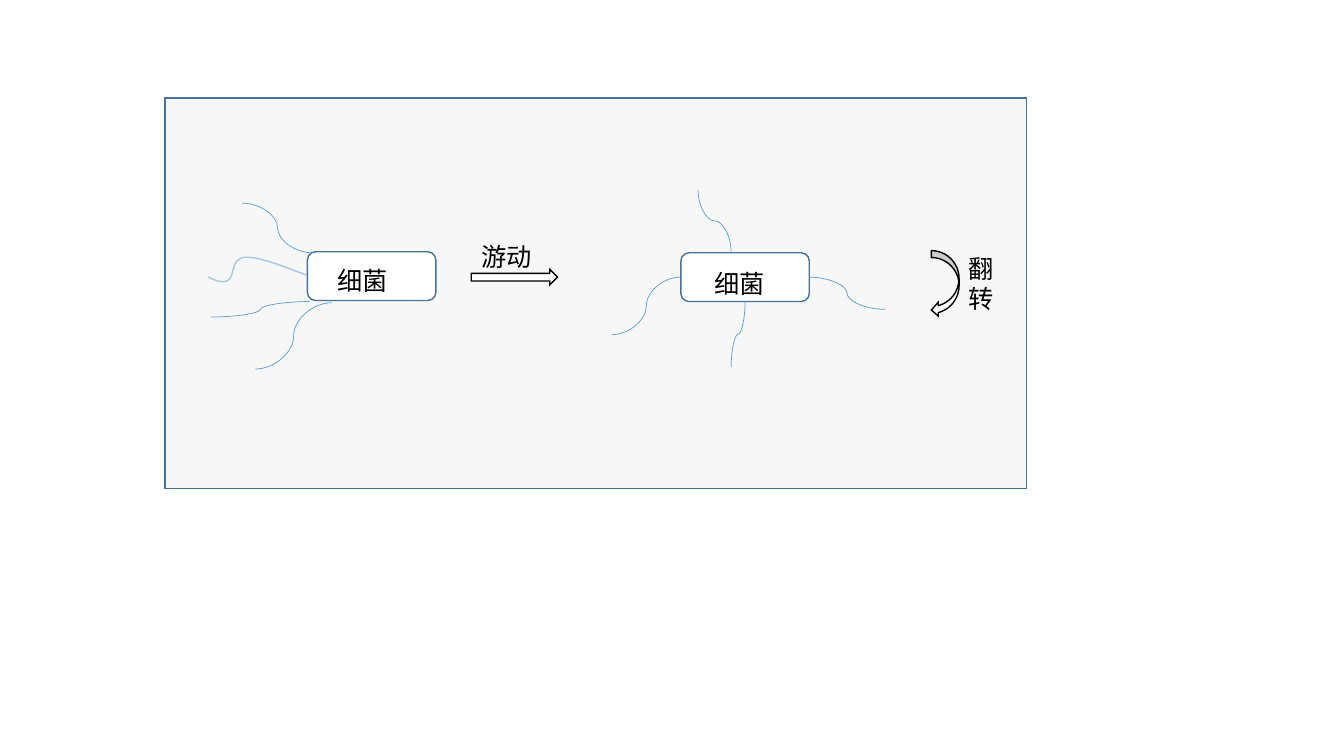
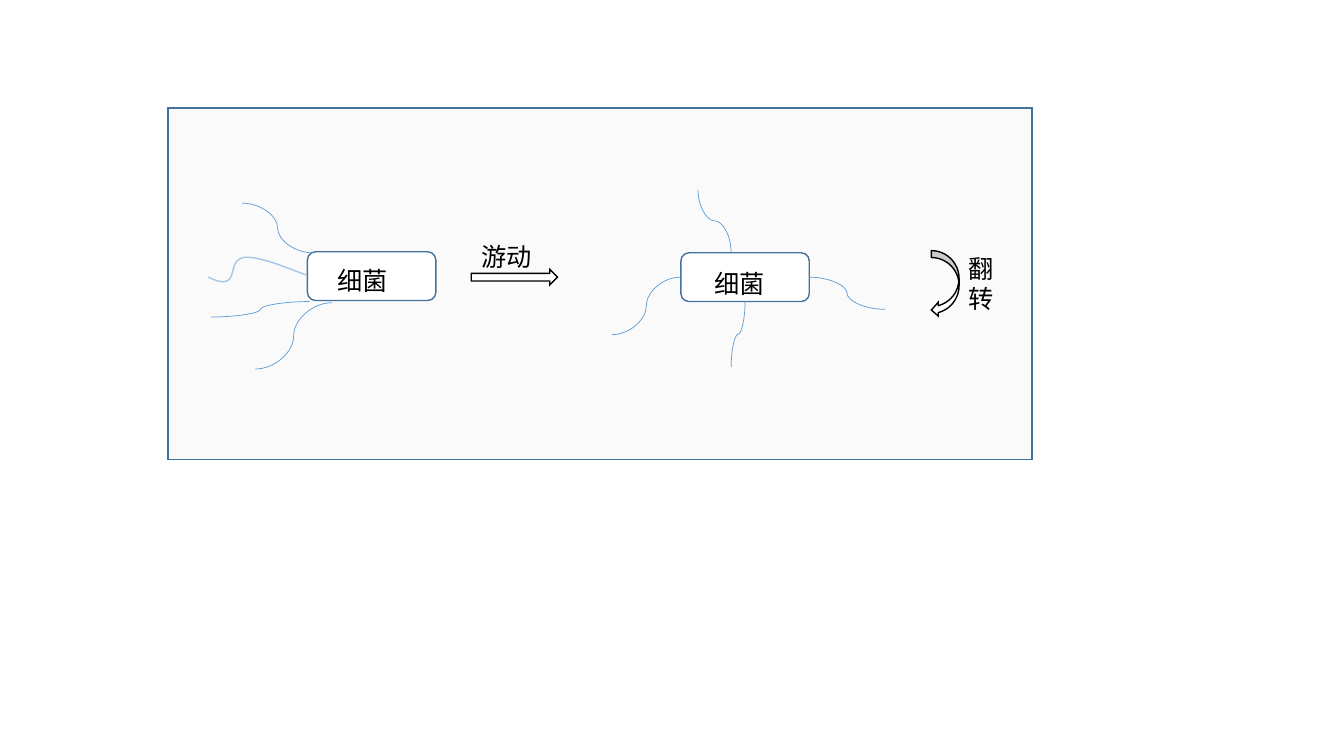
Before and after one commit to jiaobendaye/biye_paper, a slide deck: slide 3 of figures/huatu.pptx. Drawn at 1344x756 pixels with LibreOffice and Linux fonts; fonts in the diff are those of the drawing. Boxes give left, top, right and bottom in pixels: in the first picture for what was removed or moved away, otherwise in the second. Text is boxed around its words. In the diff, an @@ line names an element or a change of style, - is before the commit and + after.

```diff
--- a/figures/huatu.pptx
+++ b/figures/huatu.pptx
@@ rectangle: place and size @@
-rectangle at [165, 98, 1027, 488]
+rectangle at [168, 108, 1032, 460]
@@ rectangle at [168, 108, 1032, 460]: fill #E7E6E6 at 31% opacity to #E7E6E6 at 20% opacity @@
```
Also in this commit, not shown: 1 other file.
